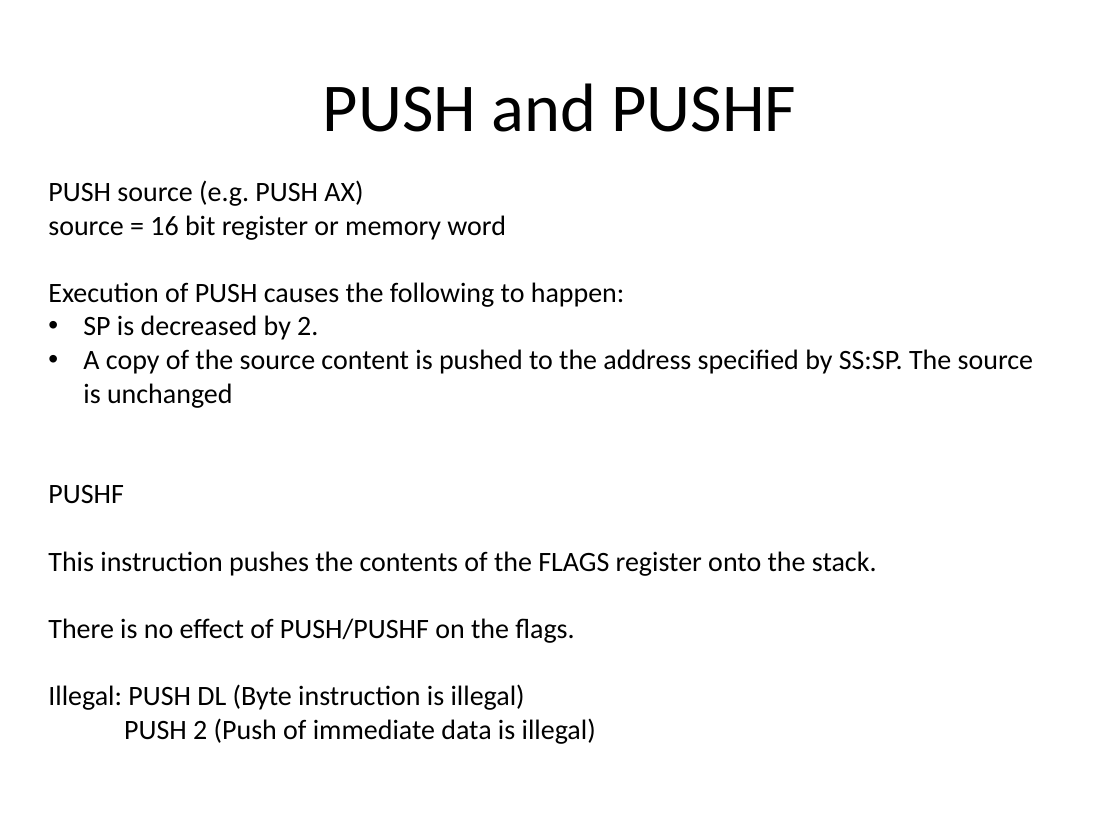
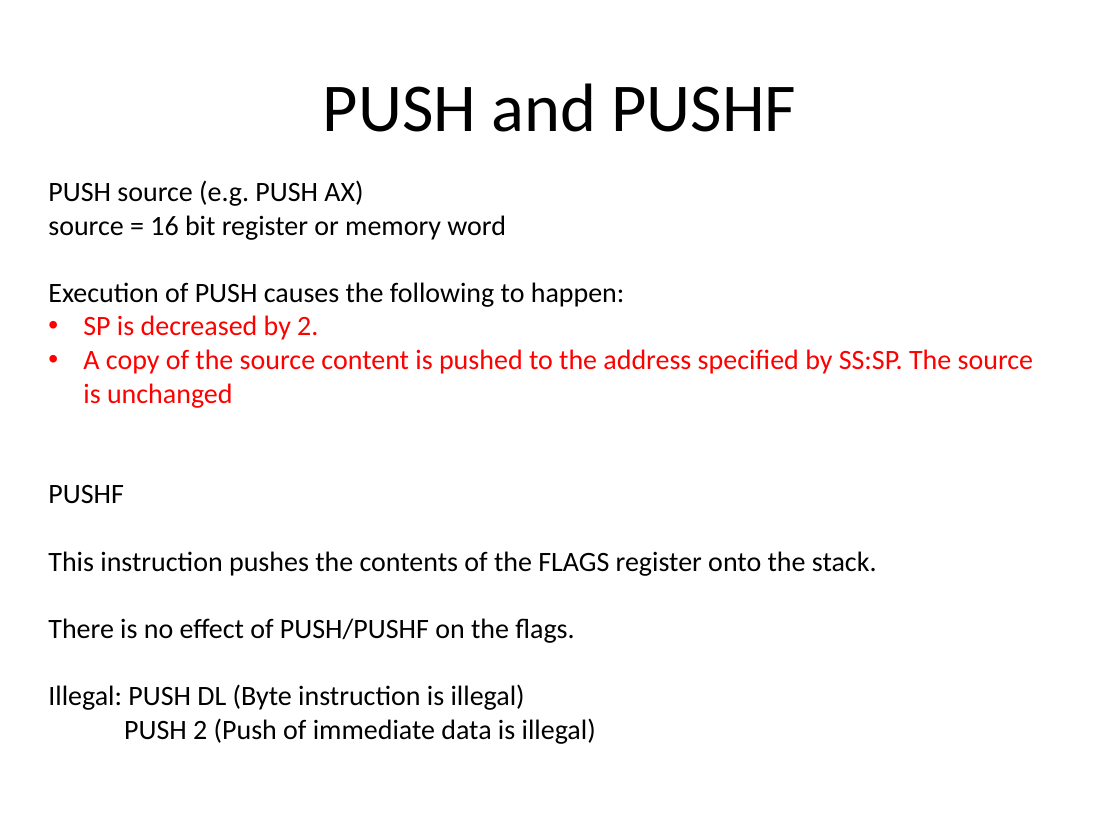
Before and after one commit to AbdurRoufBD/Assembly-Programming-Language-Matterials, a slide deck: slide 4 of Chapter 8.pptx. Drawn at 1120x840 pixels with LibreOffice and Linux fonts; fonts in the diff are those of the drawing. Boxes give left, top, right and bottom in pixels: in the first picture for what was removed or moved away, otherwise in the second. Text is boxed around its words. In the diff, an @@ line names an element or a change of style, - is before the commit and + after.

```diff
--- a/Chapter 8.pptx
+++ b/Chapter 8.pptx
@@ text at [83,315,1033,408]: text colour #000000 to #FF0000 in "SP is decreased by 2.", "A copy of the source content is ..." @@
```
Also in this commit, not shown: 1 other slide changed, 4 other files.
